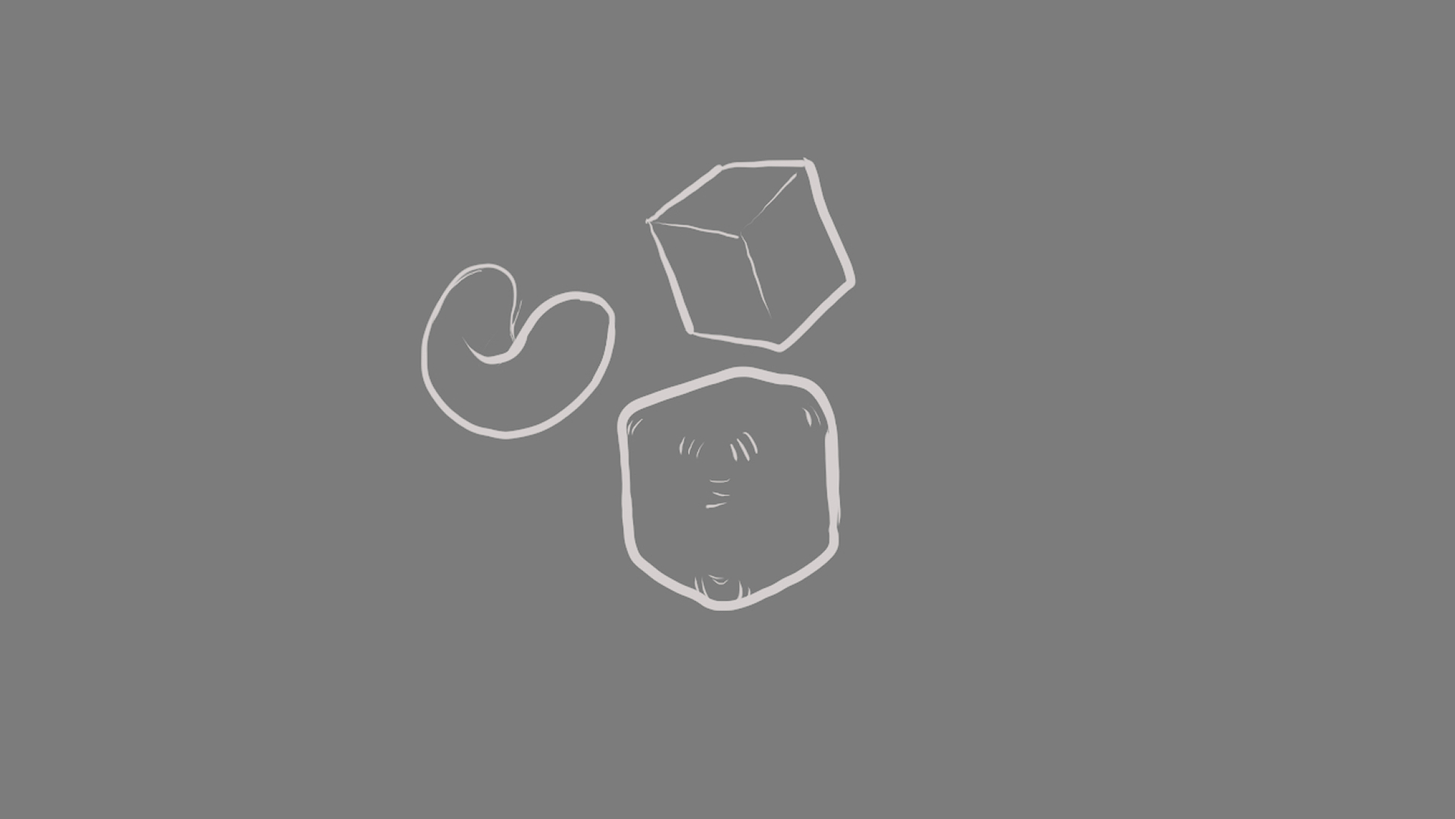
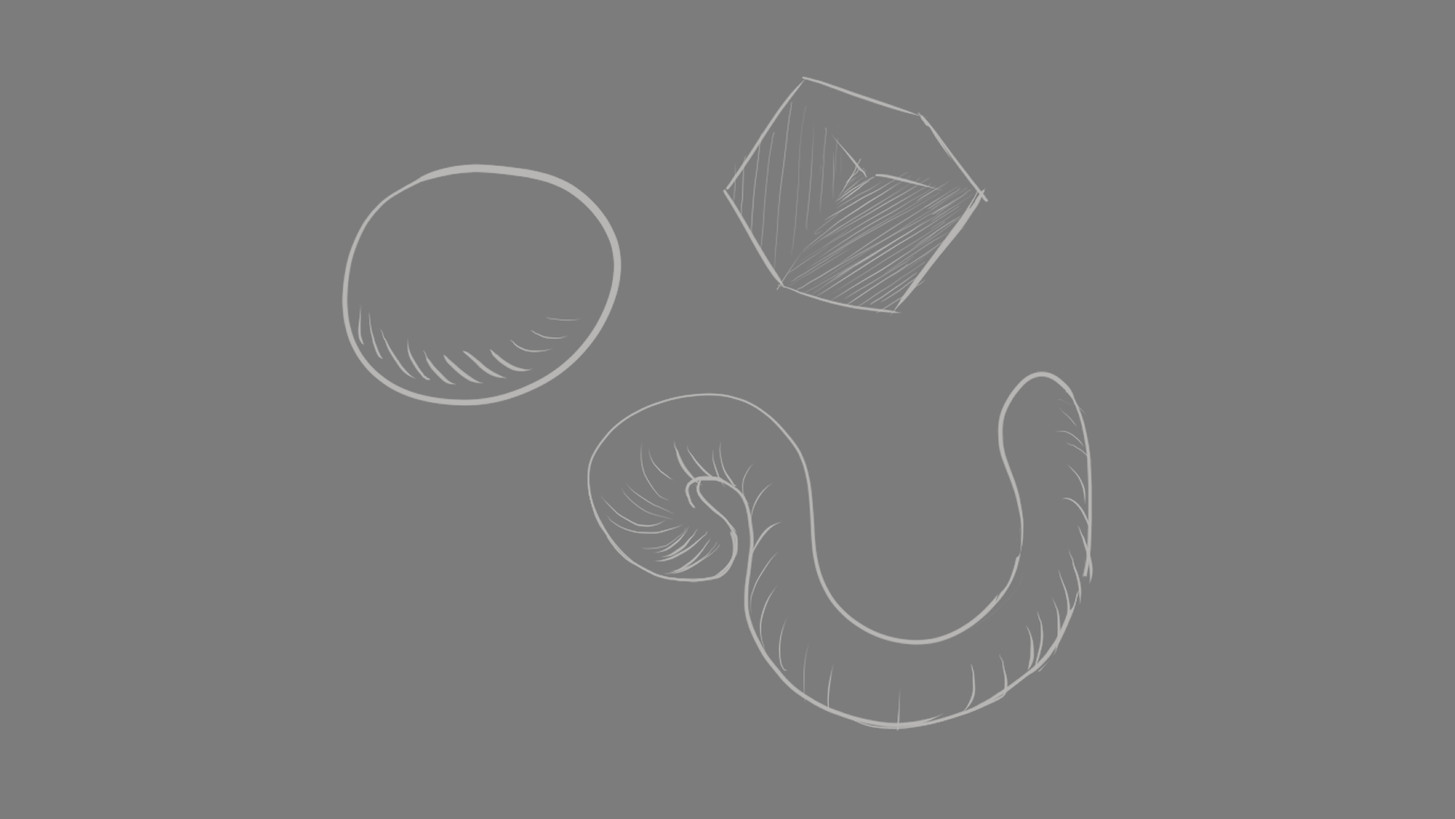
Layered file, before and after one edit (w=1455, h=819). Changes by layer:
painted on "line_weight Copy" over [left=341, top=76, right=1094, bottom=731]
